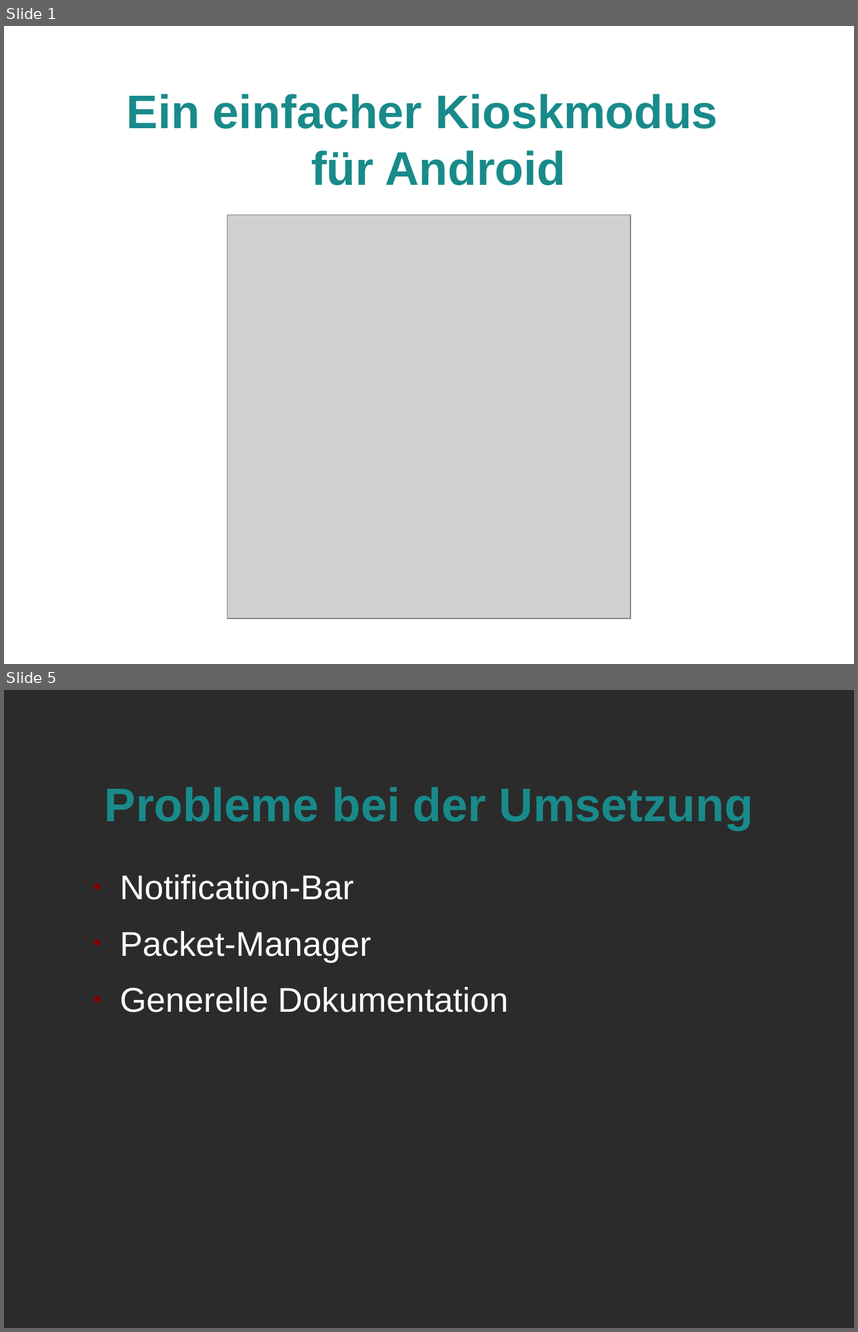
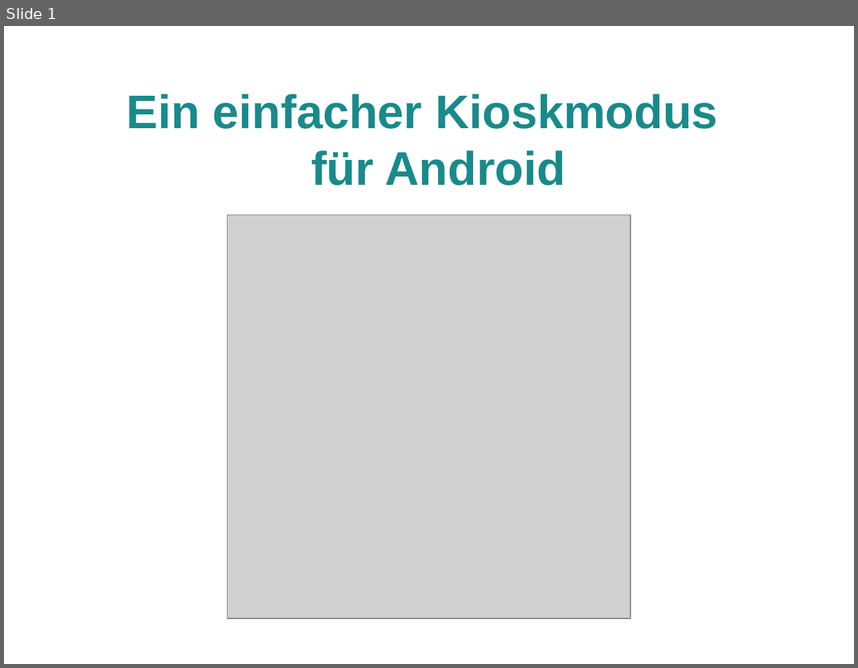
Before and after one commit to jessejin/Kiosk, a slide deck: doc/Rev1_präsi.odp. Shown one above the other, each under a label of ours: slides 1 and 5 before the commit, slide 1 after it; the slides between them are not shown. The pictures are 858x1332 and 858x668 pixels, drawn with LibreOffice and Linux fonts; fonts in the diff are those of the drawing; grey boxes stand for pictures; background and template pictures are left out; a plain dark background stands for a picture behind light text. Boxes give left, top, right and bottom in pixels: in the first picture for what was removed or moved away, otherwise in the second. Text is boxed around its words. In the diff, an @@ line names an element or a change of style, - is before the commit and + after.

```diff
--- a/doc/Rev1_präsi.odp
+++ b/doc/Rev1_präsi.odp
@@ slide 5 removed at box(4, 690, 854, 1328), background picture (left out) @@
@@ title removed at box(105, 787, 753, 829) @@
-Probleme bei der Umsetzung
@@ text removed at box(120, 874, 508, 1012) @@
-● Notification-Bar
-● Packet-Manager
-● Generelle Dokumentation
```
Also in this commit, not shown: 2 slides changed, 5 slides added, 2 other slides removed.
